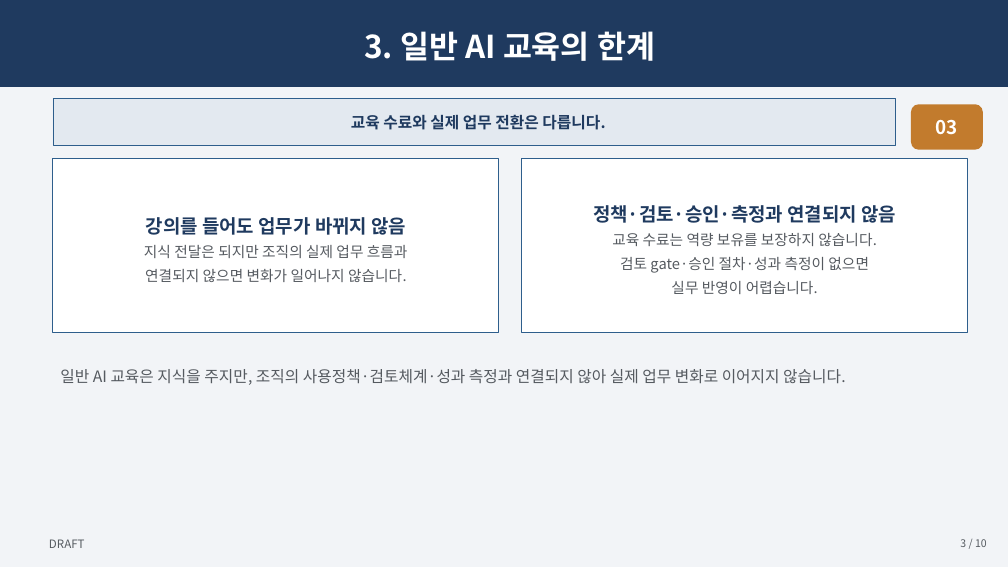
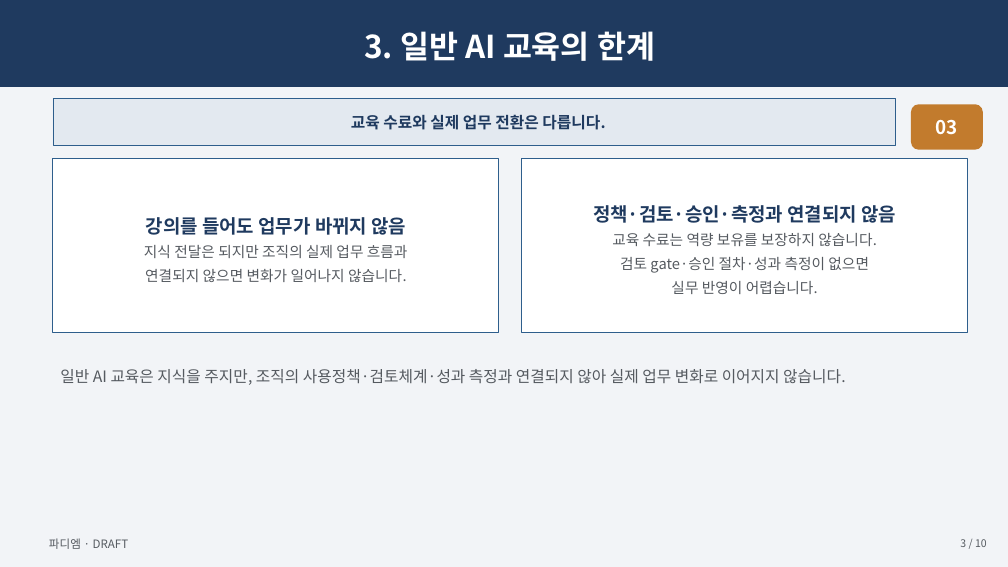
Before and after one commit to skerishKang/ai-revenue-lab, a slide deck: slide 3 of docs/commercial/business-35-ai-media-education-dx/customer-package/Business35_Master_Proposal_10p.pptx. Drawn at 1008x567 pixels with LibreOffice and Linux fonts; fonts in the diff are those of the drawing. Boxes give left, top, right and bottom in pixels: in the first picture for what was removed or moved away, otherwise in the second. Text is boxed around its words. In the diff, an @@ line names an element or a change of style, - is before the commit and + after.

Commit message:
docs(ai-media-education-dx): apply Padiem provider identity
Apply final provider identity 파디엠 (PADIEM) to the Business 35 customer package.

- Proposal: cover shows '제공: 파디엠'; all footers '파디엠 · DRAFT'; last page adds '제공 및 계약 주체: 파디엠' + pricing/legal-review closing
- One-page: '제공: 파디엠' in header, footer '파디엠 · DRAFT'
- Questionnaire: repeating page header '파디엠 · AI 업무전환 진단 질문지' + [N/3]
- Quote workbook: supplier/contracting/issuer = 파디엠; business details marked '발송 전 공식 사업자 정보 입력 필요' (no invented numbers)
- Meeting script / emails: Padiem self-intro, sender '파디엠 · AI 업무전환 프로그램'
- Internal docs (README/CHECKLIST/SOURCE_MAPPING/VISUAL_QA/REFERENCE_COMPARISON): FINAL_IDENTITY_DECIDED · PROVIDER 파디엠 · CONTRACTING_ENTITY 파디엠 · BUSINESS_DETAILS_VERIFICATION_PENDING
- Pricing/product scope unchanged (A/B1/B2/C)
- AI Revenue Lab not shown as contracting entity

Validation: ALL CHECKS PASSED; git diff --check clean; PDF 10/1/3; renders 14; XLSX 9 sheets.

Refs #359.

```diff
--- a/docs/commercial/business-35-ai-media-education-dx/customer-package/Business35_Master_Proposal_10p.pptx
+++ b/docs/commercial/business-35-ai-media-education-dx/customer-package/Business35_Master_Proposal_10p.pptx
@@ text at (49, 538, 129, 549): text changed @@
-DRAFT
+파디엠 · DRAFT
```
Also in this commit, not shown: 9 other slides changed, 32 other files.
